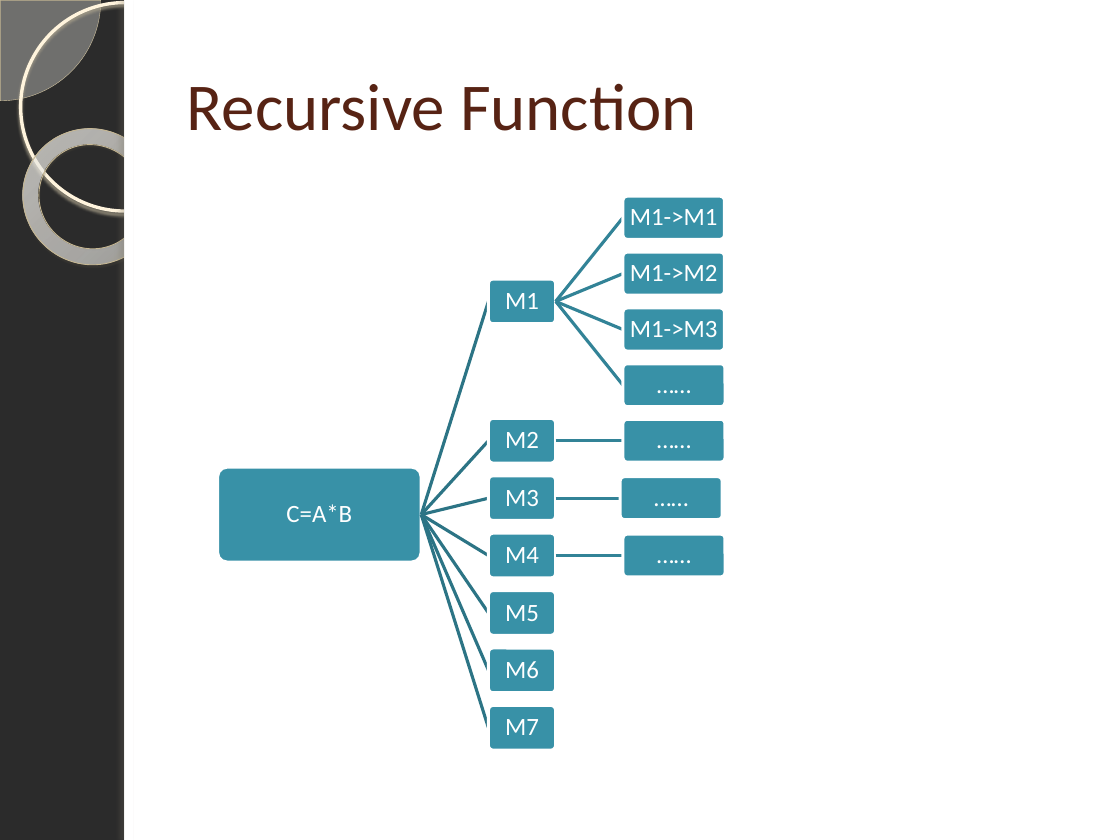
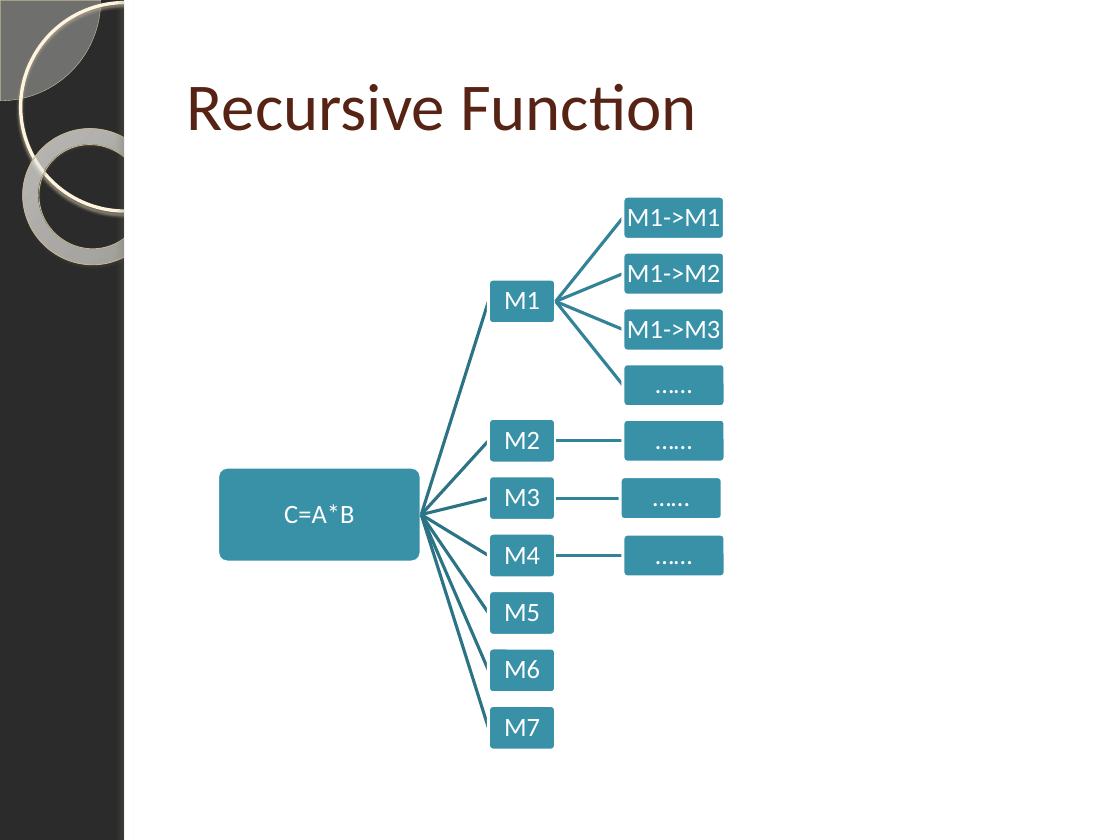
Before and after one commit to pruthvishetty/strassen, a slide deck: slide 7 of Strassen Multiplication Algorithm.pptx. Drawn at 1120x840 pixels with LibreOffice and Linux fonts; fonts in the diff are those of the drawing; background and template pictures are left out; a plain dark background stands for a picture behind light text. Boxes give left, top, right and bottom in pixels: in the first picture for what was removed or moved away, otherwise in the second. Text is boxed around its words. In the diff, an @@ line names an element or a change of style, - is before the commit and + after.

```diff
--- a/Strassen Multiplication Algorithm.pptx
+++ b/Strassen Multiplication Algorithm.pptx
@@ size 16 to 17 pt in 5 elements at <box>284,504,354,523</box>, <box>627,209,720,226</box>, <box>627,265,720,282</box>, <box>627,321,720,338</box>, <box>504,547,540,564</box> @@
```
Also in this commit, not shown: 3 other slides changed.
